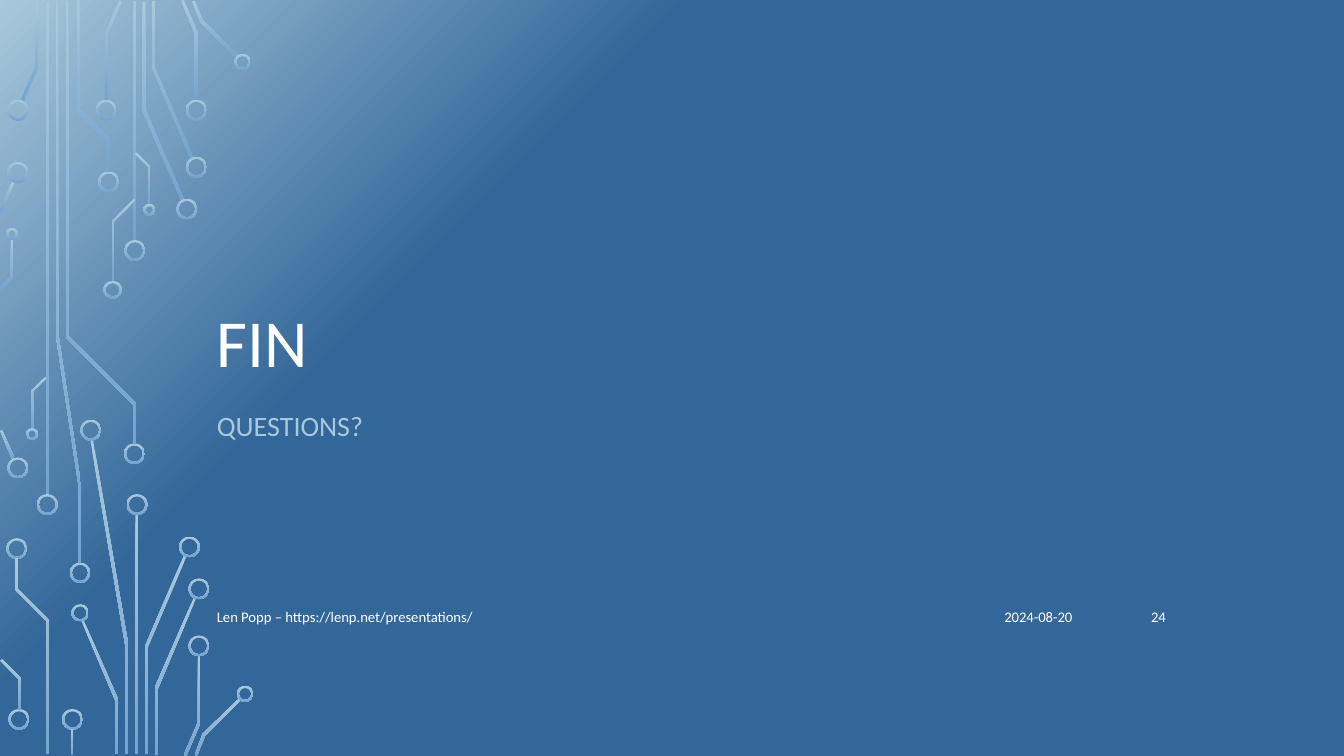
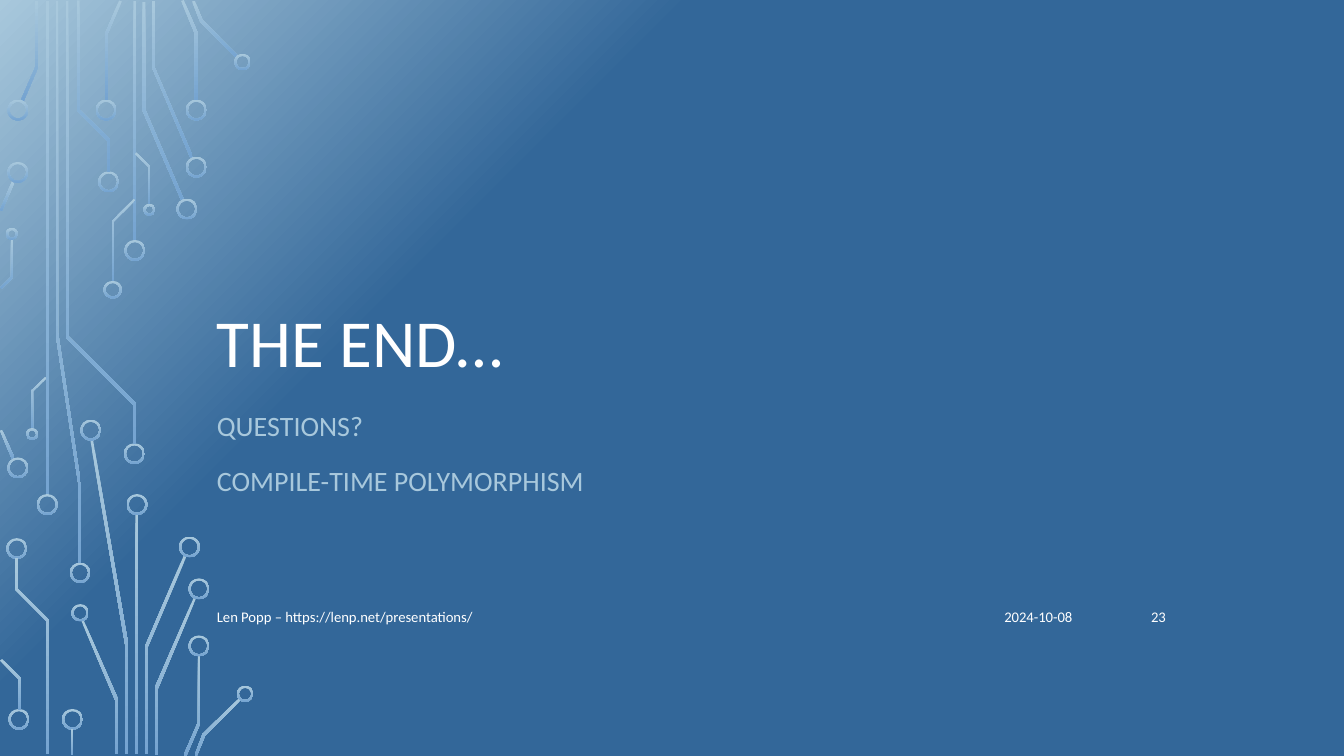
Before and after one commit to Len42/presentations, a slide deck: slide 23 of TaskScheduler/TaskScheduler.pptx (slide 24 before the commit). Drawn at 1344x756 pixels with LibreOffice and Linux fonts; fonts in the diff are those of the drawing; background and template pictures are left out. Boxes give left, top, right and bottom in pixels: in the first picture for what was removed or moved away, otherwise in the second. Text is boxed around its words. In the diff, an @@ line names an element or a change of style, - is before the commit and + after.

```diff
--- a/TaskScheduler/TaskScheduler.pptx
+++ b/TaskScheduler/TaskScheduler.pptx
@@ title at [217, 324, 503, 368]: text changed @@
-FIN
+THE END…
@@ subtitle at [217, 473, 584, 491]: paragraph added @@
+COMPILE-TIME POLYMORPHISM
@@ text at [1004, 612, 1072, 622]: text changed @@
-2024-08-20
+2024-10-08
@@ page number at [1151, 612, 1166, 622]: text changed @@
-24
+23
```
Also in this commit, not shown: 22 other slides changed, 1 slide removed, 1 other file.
